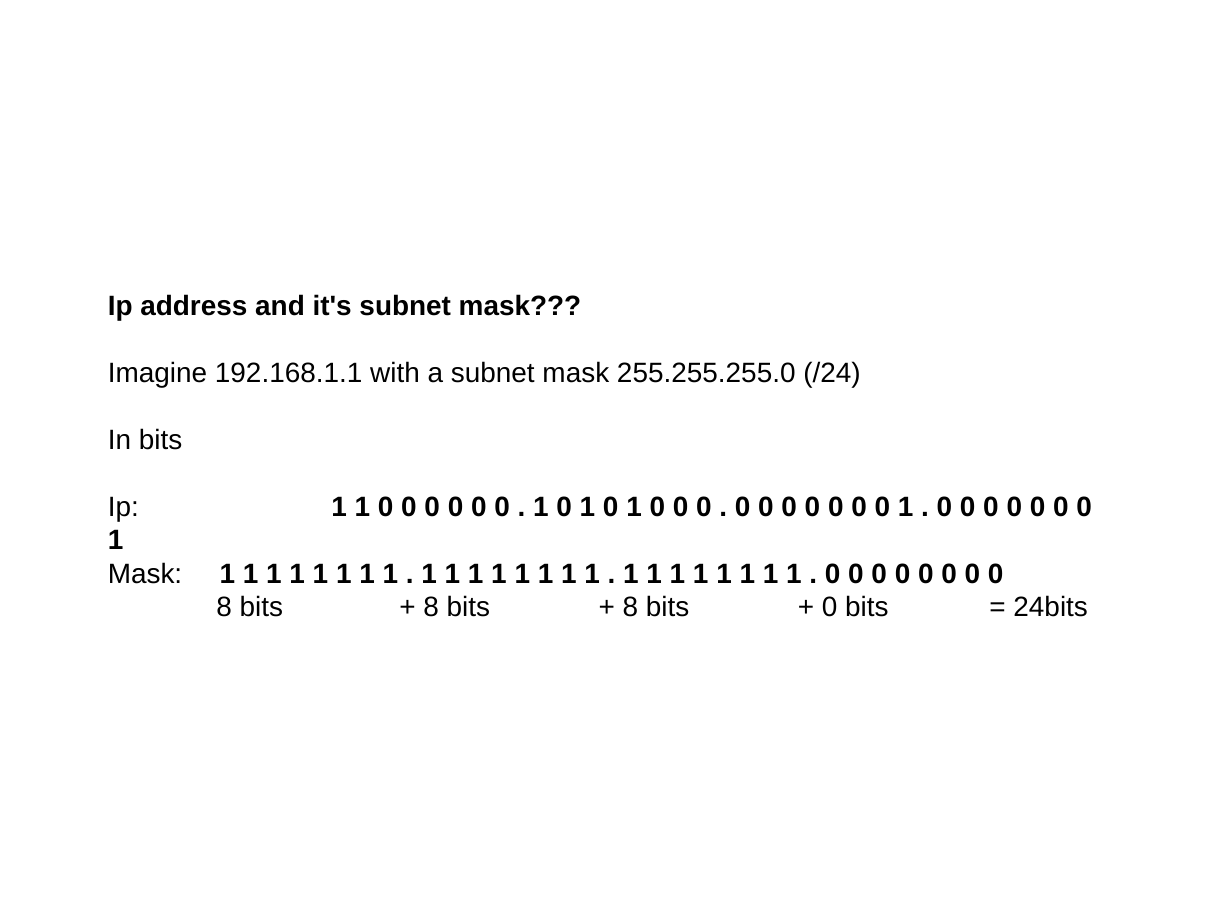
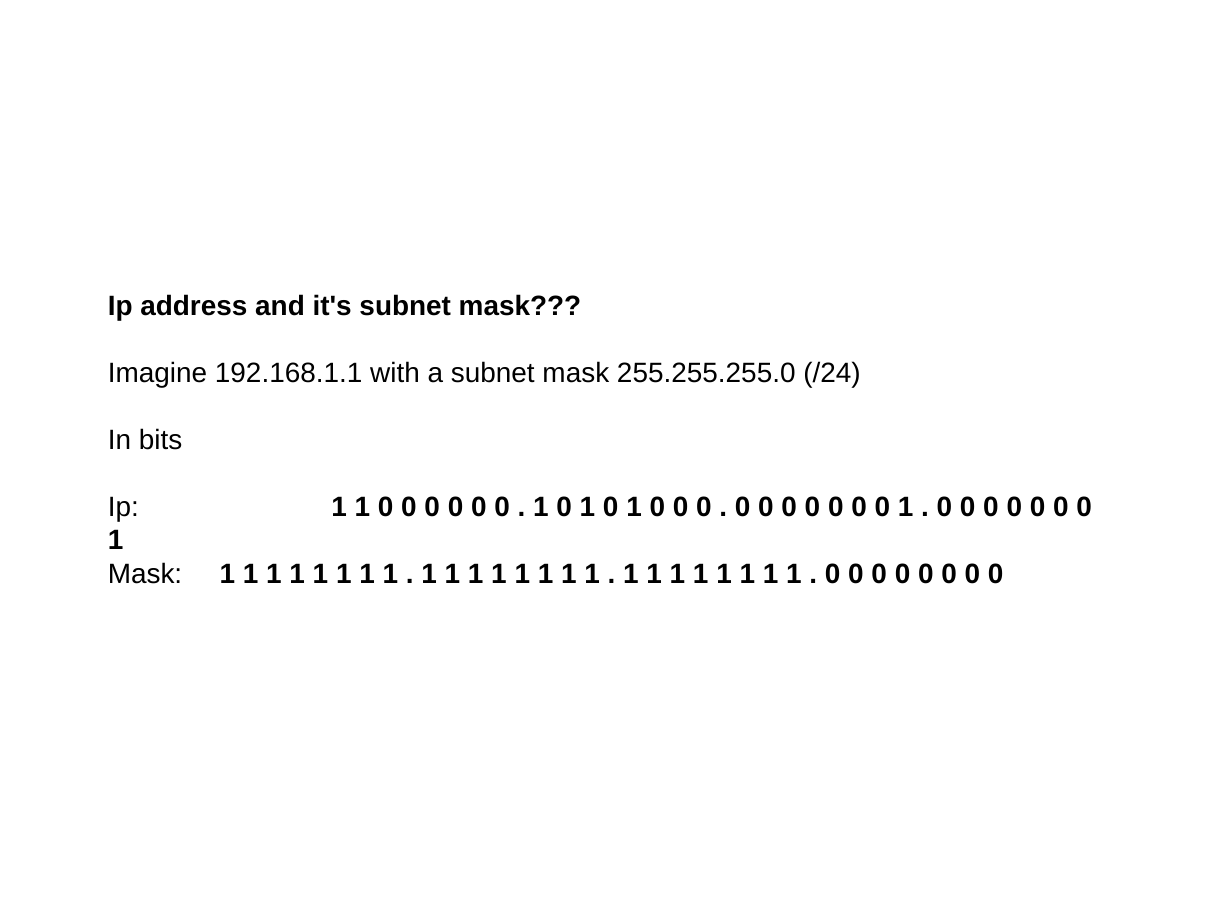
Before and after one commit to sphaero/workshops, a slide deck: slide 25 of Networking/presentation.odp (slide 15 before the commit). Drawn at 1232x924 pixels with LibreOffice and Linux fonts; fonts in the diff are those of the drawing; background and template pictures are left out. Boxes give left, top, right and bottom in pixels: in the first picture for what was removed or moved away, otherwise in the second. Text is boxed around its words. In the diff, an @@ line names an element or a change of style, - is before the commit and + after.

```diff
--- a/Networking/presentation.odp
+++ b/Networking/presentation.odp
@@ text at (x1=216, y1=595, x2=1088, y2=617): paragraph removed @@
-8 bits + 8 bits + 8 bits + 0 bits = 24bits
```
Also in this commit, not shown: 7 other slides changed, 11 slides added, 2 slides removed.
